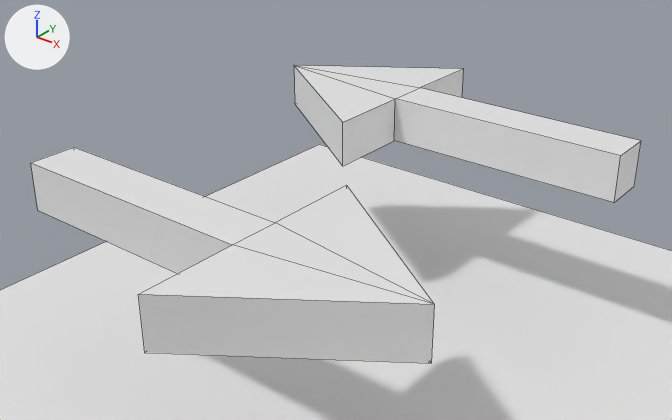
What one commit did to the FBX model Roads with Arrows/Road1.fbx.
Before and after are seen from a 50 mm camera at (1.163, -1.601, 1.353) aimed at (-0.056, -0.077, 0.408). Lighting does not change. The marker at upper left points along +X, +Y and +Z. Mesh edges are drawn as thin lines. Where no turn or scale is listed for an object, it has been applied to the vertices.

Objects in the first picture: 'Arrows', 'Road1'.
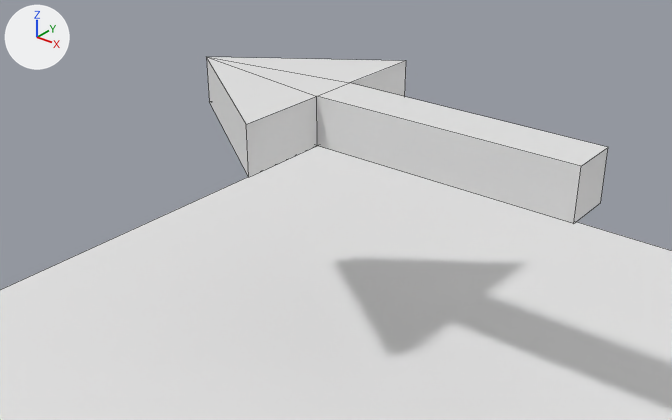
Commit message: Arrows 2.0

Boxes (x1, y1, x2, y2) around the edits, measured in the pictures (672 x 420 px; the box of a moved part takes in the faces that stretch with it):
'Arrows', reshaped (34% narrower, 44% shorter): before (31, 65, 641, 363); after (207, 57, 608, 224)
part 1 of me_cube_001, moved or reshaped: before (294, 65, 641, 202); after (207, 57, 608, 224)
part 2 of me_cube_001, deleted: before (31, 147, 434, 363)

The change, as a diff of the scene's bpy script:
```diff
--- a/Roads with Arrows/Road1.fbx.py
+++ b/Roads with Arrows/Road1.fbx.py
@@ me_cube_001 @@
 me_cube_001.from_pydata(...)  # 28 vertices, 30 faces; spans x -0.632..0.449, y -0.732..0.732, z 0.401..0.522
 # used by ob_arrows; location = (0.0, 0.0, 0.0)
+# me_cube_001 part 1: the loose piece of 14 vertices spanning x -0.632..0.426, y 0.15..0.732, z 0.401..0.522 is moved by (0.091, -0.441, 0.145)
+# me_cube_001 part 2: the loose piece of 14 vertices spanning x -0.609..0.449, y -0.732..-0.15, z 0.401..0.522 is deleted
```
